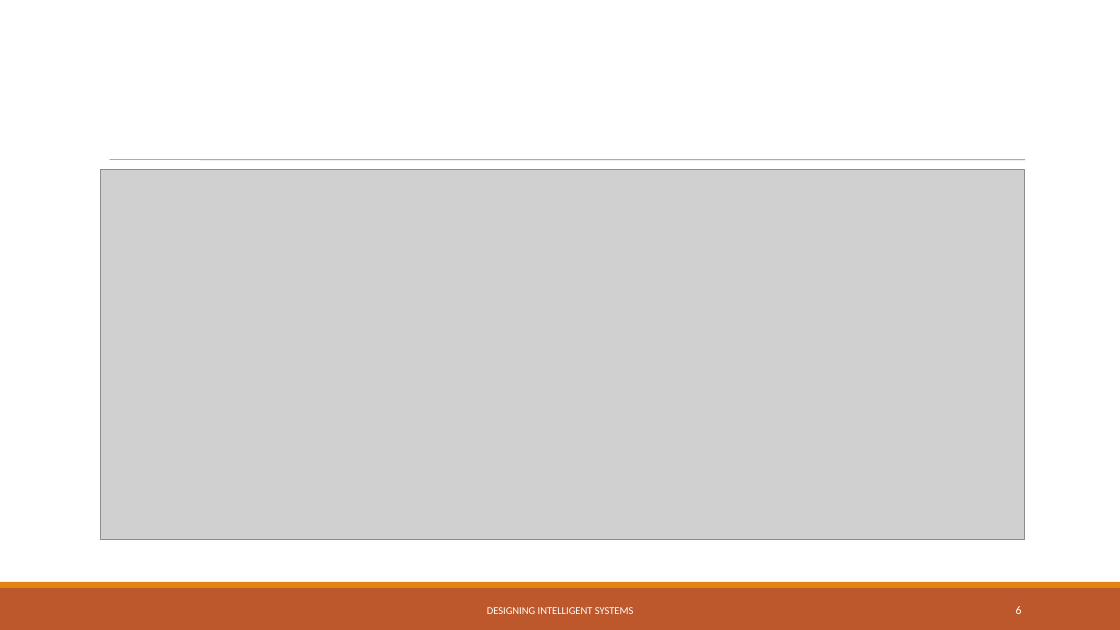
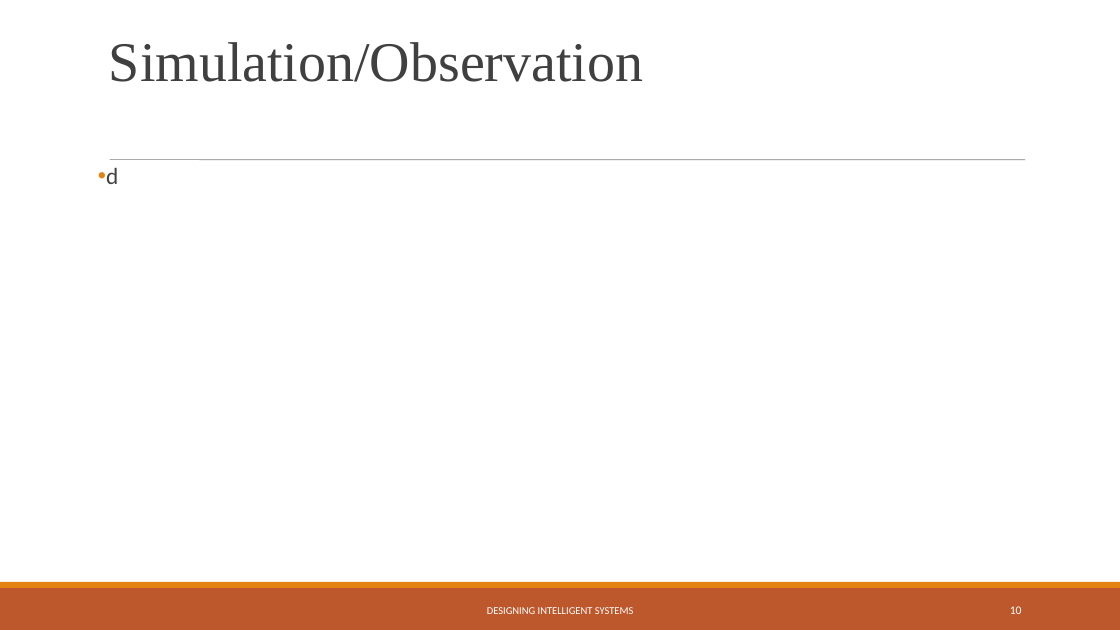
Before and after one commit to blurred-machine/The-Theory-of-Affordances, a slide deck: slide 10 of presentation/116CS0036.ppt (slide 6 before the commit). Drawn at 1120x630 pixels with LibreOffice and Linux fonts; fonts in the diff are those of the drawing; grey boxes stand for pictures. Boxes give left, top, right and bottom in pixels: in the first picture for what was removed or moved away, otherwise in the second. Text is boxed around its words. In the diff, an @@ line names an element or a change of style, - is before the commit and + after.

```diff
--- a/presentation/116CS0036.ppt
+++ b/presentation/116CS0036.ppt
@@ text added at (109, 42, 643, 82), 48 pt, text #404040 @@
+Simulation/Observation
@@ picture removed at (101, 170, 1024, 539) @@
@@ text added at (106, 168, 118, 184), 20 pt, text #404040 @@
+• d
@@ page number at (1010, 606, 1022, 614): text changed @@
-6
+10
```
Also in this commit, not shown: 2 other slides changed, 6 slides added, 11 other files.
